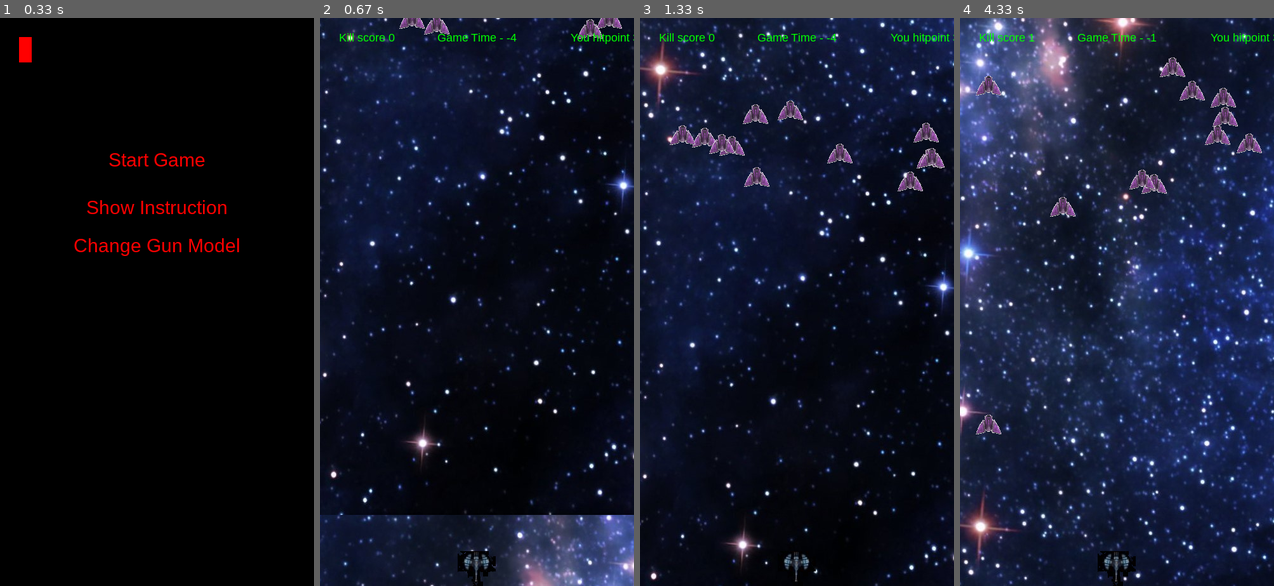
Above: before the commit, frames 1-4 (left to right).
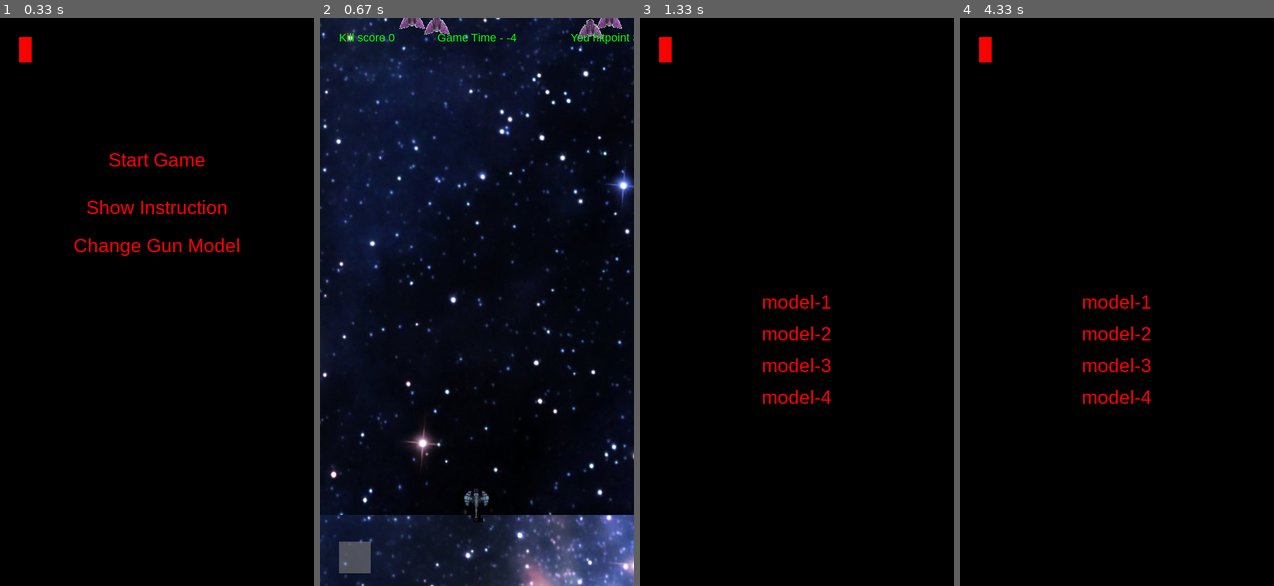
Above: after the commit, the same moments.

Repository: IlyaBulatau/shooter-pygame
Game: pygame game, started from main.py
Two runs of this game, one before a commit and one after it. Both use one fixed random seed, a clock stepped at 60 frames per second and the inputs below.
Inputs (mouse positions are in pixels of both pictures, inside the frame that each line leads up to):
- Up to frame 1 (0.33 s): no input
- Up to frame 2 (0.67 s): click "Start Game" at 0.38 s
- Up to frame 3 (1.33 s): click (674, 557) at 0.72 s; click (797, 245) at 1.05 s, where only the run after the commit has a clickable "Change Gun Model"
- Up to frame 4 (4.33 s): tap Space at 1.4, 1.7 s

Frame 1 is identical in both runs. In frame 2, 1.2% of the frame differs, in the area x 6-56%, y 82-100%; in frame 3, 60%; in frame 4, 100%, in the area x 0-100%, y 0-100%.

Commit message:
refactor and add menu exit button

Diff:
--- a/constant.py
+++ b/constant.py
@@ -1,4 +1,5 @@
 import pathlib
+
 
 FPS = 30
 W, H = 495, 895
--- a/gan.py
+++ b/gan.py
@@ -25,7 +25,7 @@
         self.image = pygame.image.load(path_to_image.joinpath(self.model_path))
         self.image.set_colorkey((0, 0, 0))
         self.rect = self.image.get_rect()
-        self.rect.midbottom = (W//2, H)
+        self.rect.midbottom = (W//2, H-100)
         self.speed = 15
         self.hp = 3
 
--- a/main.py
+++ b/main.py
@@ -1,16 +1,18 @@
 import pygame
+
 import random
 import sys
 import time
+
 from constant import FPS, W, H, path_to_image
 from gan import Gan, Shell
 from mob import Mob
 from menu import Menu
 
 # TODO - сделать уровни
-#TODO - добавить кнопку во время игры для выхода в главное меню
 #TODO - рендеринг
-#TODO - сделать шрифты отдельной константой
+
+pygame.init()
 class Manager:
     '''
     Класс отвечающий за процесс игры
@@ -28,6 +30,19 @@
         self.hitpoint = 3 # жизни
         self.game_state = 'main' # состояние игры
         self.timer = pygame.time.get_ticks() # таймер отслеживания времени для увеличения скорости мобов
+        self.font = pygame.font.SysFont('arial', 18)
+
+    def show_menu_exit_button(self):
+        '''
+        Отображает кнопку для выхода в главное меню из игры
+        '''
+        surf = pygame.Surface((50, 50))
+        surf.fill((127, 127, 127))
+        surf.set_alpha(150)
+        rect = surf.get_rect()
+        rect.bottomleft = 30, H - 20
+        self.window.blit(surf, rect)
+        return rect
 
     def up_speed_mobs(self, x, y):
         '''
@@ -38,7 +53,6 @@
 
 
     def game_timer(self):
-        #TODO - сделать таймер времязависимым и отображать его во время игры
         '''
         Функция увеличивает скорость мобов со временем игры
         '''
@@ -57,7 +71,7 @@
         return self.timer
 
     def show_timer(self):
-        font = pygame.font.SysFont('arial', 18)
+        font = self.font
         text = font.render(f'Game Time - {round(self.timer//30-4)}', 1, (0, 255, 0))
         rect = text.get_rect()
         rect.center = W//2, 30
@@ -78,7 +92,7 @@
                     self.game_state = 'pause'
                 elif event.key == pygame.K_q and self.game_state != 'run' and self.game_state != 'main':
                     self.game_state = 'run'
-
+            # события мыши не во время игры
             elif event.type == pygame.MOUSEBUTTONDOWN and self.game_state != 'run':
                 if menu.show_start_game().collidepoint(event.pos) and self.game_state != 'instruction' and self.game_state != 'change-model':
                     self.game_state = 'run'
@@ -89,6 +103,10 @@
                 elif menu.show_change_gun_model().collidepoint(event.pos) and self.game_state != 'instruction':
                     self.game_state = 'change-model'
                 self.model_gun(event)
+            # события мыши во время игры
+            elif event.type == pygame.MOUSEBUTTONDOWN and self.game_state == 'run' and self.show_menu_exit_button().collidepoint(event.pos):
+                    self.game_state = 'stop'
+
 
     def model_gun(self, event):
         '''
@@ -134,11 +152,19 @@
              self.rect2.center = W//2, 0 - H//2
 
     def window_init(self):
+        '''
+        Функция рисует все обьекты во время игры когда game_state = run
+        '''
         self.window.blit(self.image, self.rect)
         self.window.blit(self.img2, self.rect2)
         gan_sprite.draw(self.window)
         mobs_sprite.draw(self.window)
         shell_sprite.draw(self.window)
+        self.show_menu_exit_button()
+        self.show_score()
+        self.show_hitpoint()
+        self.show_timer()
+
 
     def window_update(self):
         pygame.display.update()
@@ -160,7 +186,7 @@
         return self.score
 
     def show_score(self):
-        font = pygame.font.SysFont('arial', 18)
+        font = self.font
         show_text = font.render(f'Kill score {self.score}', 3, (0, 255, 0))
         rect_text = show_text.get_rect()
         rect_text.midleft = 30, 30
@@ -179,12 +205,24 @@
             mobs_sprite.add(mob)
 
     def show_hitpoint(self):
-        font = pygame.font.SysFont('arial', 18)
+        font = self.font
         show_text = font.render(f'You hitpoint {self.hitpoint}', 3, (0, 255, 0))
         rect_text = show_text.get_rect()
         rect_text.midleft = W-100, 30
         self.window.blit(show_text, rect_text)
 
+    def new_game(self):
+        '''
+        Функция обновляет все характеристики для новой игры(скорость мобов, их появления, HP, счетчик киллов, и время)
+        '''
+        self.game_state = 'main' # статус игры изменяется для отправки на главное меню
+        self.score = 0 # счет становиться 0
+        self.hitpoint = 3 # обновляется ХП
+        self.timer = 120 # обнуляеться таймер
+        for mob in mobs_sprite: # обновляется позиция мобов
+            mob.rect.topleft = (random.randint(0, W - 40),
+                                 random.randint(-120, -60))
+        self.up_speed_mobs(9, 12) # при запуске новой игры если отсались мобы с прошлой их скорость скидывается
 
     def run_game(self):
         if self.game_state == 'run':
@@ -193,9 +231,6 @@
             self.window_init()
             self.init_sprite()
             self.bg_run()
-            self.show_score()
-            self.show_hitpoint()
-            self.show_timer()
             self.window_update()
         elif self.game_state == 'pause':
             self.game_cycle()
@@ -215,14 +250,7 @@
             menu.change_model()
             self.window_update()
         elif self.game_state == 'stop': # если игра закончилась
-            self.game_state = 'main' # статус игры изменяется для отправки на главное меню
-            self.score = 0 # счет становиться 0
-            self.hitpoint = 3 # обновляется ХП
-            self.timer = 120 # обнуляеться таймер
-            for mob in mobs_sprite: # обновляется позиция мобов
-                mob.rect.topleft = (random.randint(0, W - 40),
-                                 random.randint(-120, -60))
-            self.up_speed_mobs(9, 12) # при запуске новой игры если отсались мобы с прошлой их скорость скидывается
+            self.new_game()
 
 
 
@@ -238,11 +266,11 @@
 for _ in range(12):
     mob = Mob()
     mobs_sprite.add(mob)
+
 shell = Shell(gan.rect.centerx, gan.rect.bottom)
 shell_sprite = pygame.sprite.Group()
+
 menu = Menu(manager.window)
-
-pygame.init()
 
 def main():
     while True:
--- a/menu.py
+++ b/menu.py
@@ -6,6 +6,7 @@
 
     def __init__(self, window):
         self.window = window
+        self.font = pygame.font.SysFont('arial', 30)
 
     def buttom_back_menu(self):
         '''
@@ -24,7 +25,7 @@
         '''
         self.window.fill((0, 0, 0))
         self.buttom_back_menu()
-        font = pygame.font.SysFont('arial', 30)
+        font = self.font
         text = font.render('Start Game', 1, (255, 0, 0))
         rect = text.get_rect()
         rect.center = W//2, H//4
@@ -35,7 +36,7 @@
         '''
         Предлагает просмотреть инструкцию
         '''
-        font = pygame.font.SysFont('arial', 30)
+        font = self.font
         text = font.render('Show Instruction', 30, (255, 0, 0))
         rect = text.get_rect()
         rect.center = W//2, H//3
@@ -46,7 +47,7 @@
         '''
         Предлагает поменять модельку пушки
         '''
-        font = pygame.font.SysFont('arial', 30)
+        font = self.font
         text = font.render('Change Gun Model', 1, (255, 0, 0))
         rect = text.get_rect()
         rect.center = W//2, H//2.5
@@ -85,7 +86,7 @@
         rects = []
         space_line = 0
         for model in models:
-            font = pygame.font.SysFont('arial', 30)
+            font = self.font
             text = font.render(model, 1, (255, 0, 0))
             rect = text.get_rect()
             rect.center = W//2, H//2 + space_line
